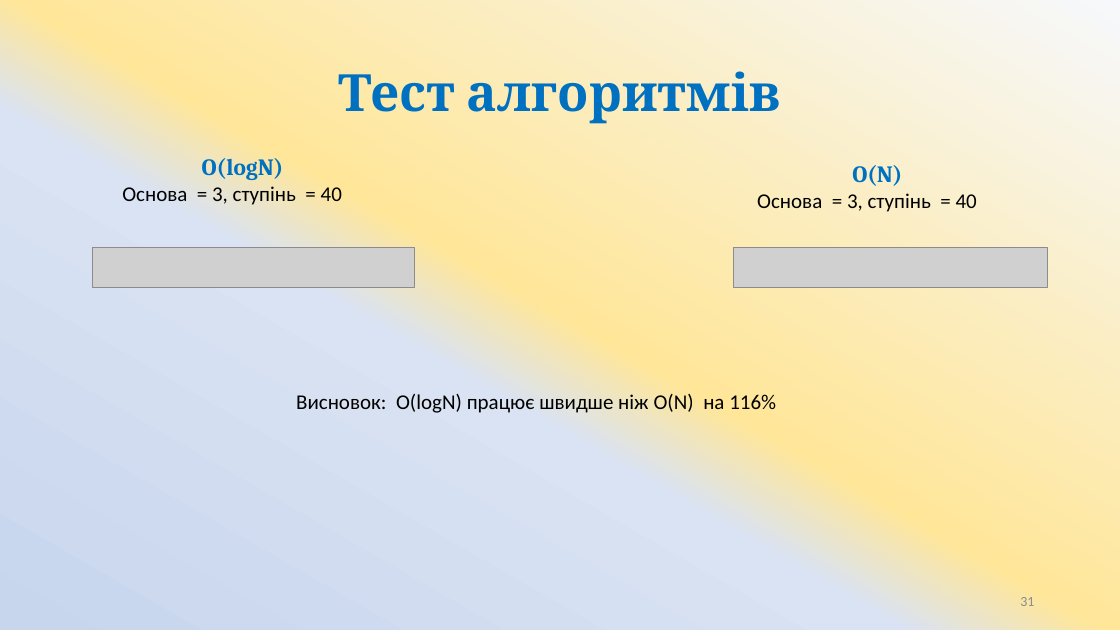
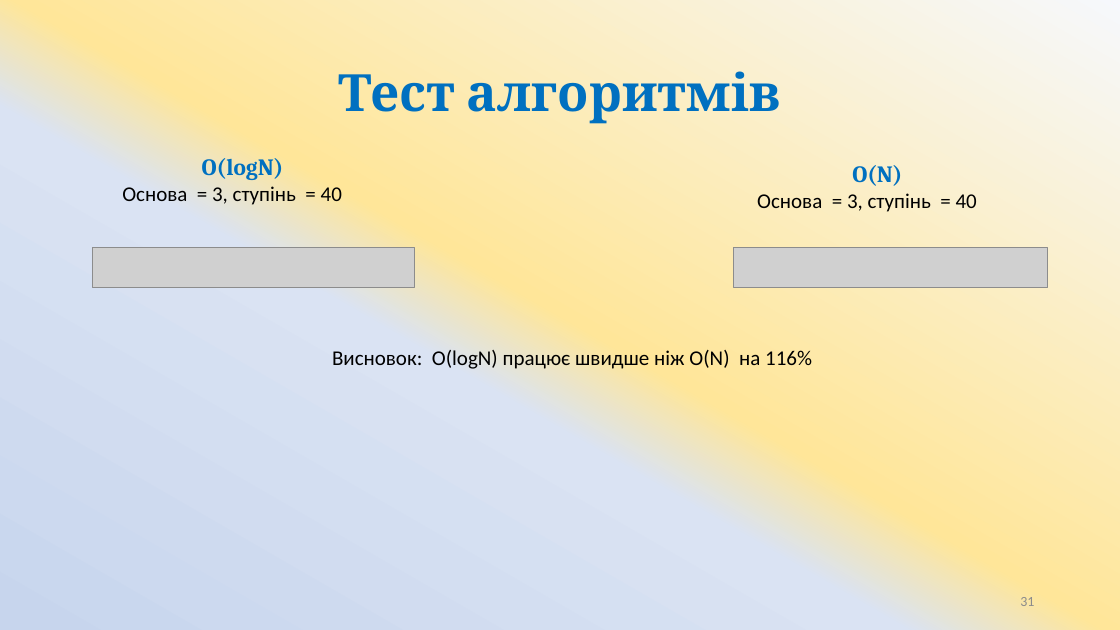
Before and after one commit to ArtemKlym/git_presentation, a slide deck: slide 31 of Git_1 part.pptx. Drawn at 1120x630 pixels with LibreOffice and Linux fonts; fonts in the diff are those of the drawing; grey boxes stand for pictures. Boxes give left, top, right and bottom in pixels: in the first picture for what was removed or moved away, otherwise in the second. Text is boxed around its words. In the diff, an @@ line names an element or a change of style, - is before the commit and + after.

```diff
--- a/Git_1 part.pptx
+++ b/Git_1 part.pptx
@@ text "Висновок: O(logN) працює швидше ніж ...": place and size @@
-text "Висновок: O(logN) працює швидше ніж ..." at (296, 394, 776, 413)
+text "Висновок: O(logN) працює швидше ніж ..." at (332, 349, 812, 369)
```
Also in this commit, not shown: 1 other slide changed, 1 slide added, 1 slide removed.
